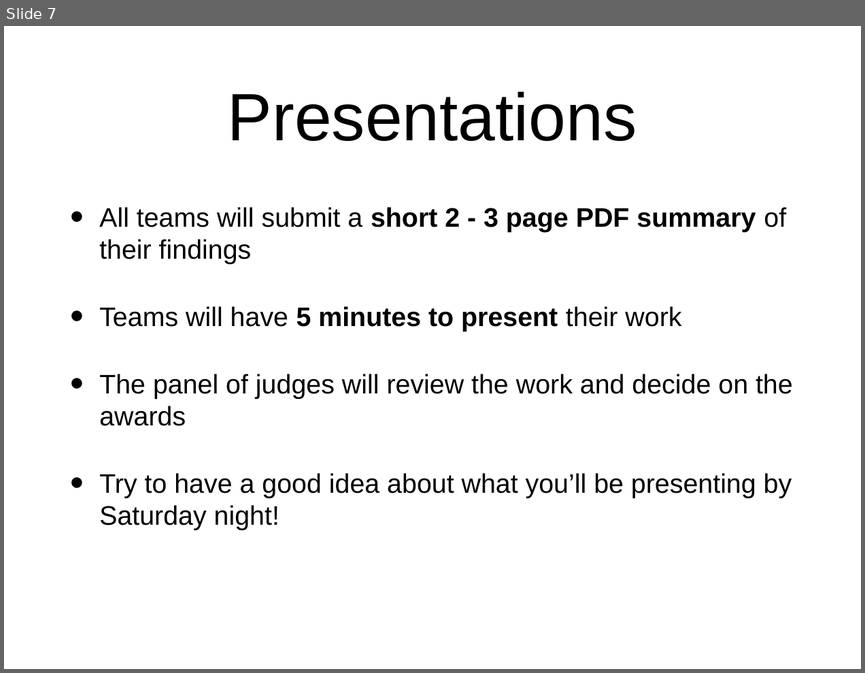
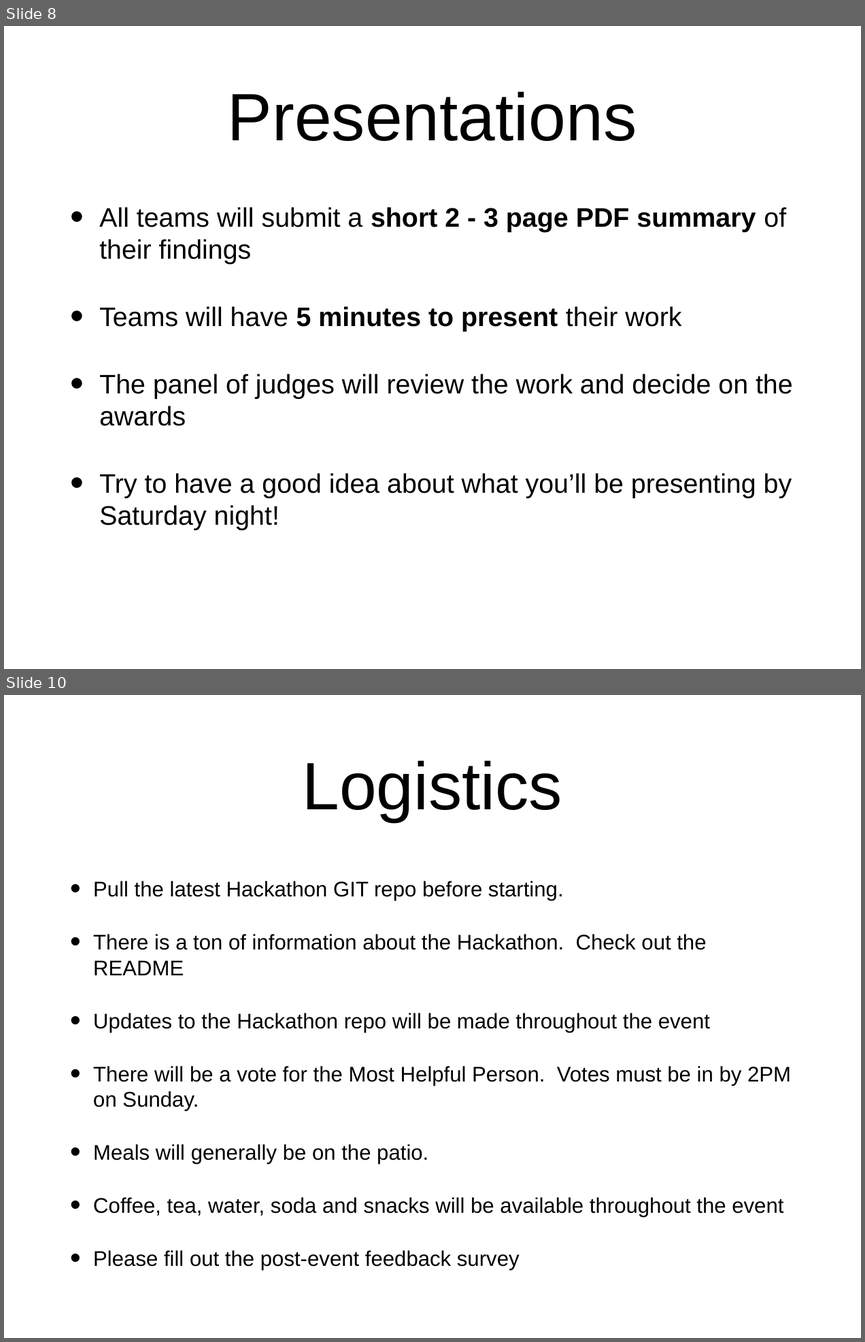
Before and after one commit to socalrug/hackathon-2019-05, a slide deck: admin/intro_slides/hackathon_intro_slides.pptx. Shown one above the other, each under a label of ours: slide 7 before the commit, slides 8 and 10 after it; the slides between them are not shown. The pictures are 865x673 and 865x1342 pixels, drawn with LibreOffice and Linux fonts; fonts in the diff are those of the drawing. Boxes give left, top, right and bottom in pixels: in the first picture for what was removed or moved away, otherwise in the second. Text is boxed around its words. In the diff, an @@ line names an element or a change of style, - is before the commit and + after.

```diff
--- a/admin/intro_slides/hackathon_intro_slides.pptx
+++ b/admin/intro_slides/hackathon_intro_slides.pptx
@@ slide 10 added at (4,695,861,1338), background #FFFFFF @@
@@ title added at (302,760,562,821), 80 pt, text #000000 @@
+Logistics
@@ text added at (93,881,791,1270), 25.3 pt, text #000000 @@
+• Pull the latest Hackathon GIT repo before starting.
+• There is a ton of information about the Hackathon. Check out the README
+• Updates to the Hackathon repo will be made throughout the event
+• There will be a vote for the Most Helpful Person. Votes must be in by 2PM on Sunday.
+• Meals will generally be on the patio.
+• Coffee, tea, water, soda and snacks will be available throughout the event
+• Please fill out the post-event feedback survey
@@ what was slide 7 is now slide 8 @@
```
Also in this commit, not shown: 5 slides changed, 3 other slides added, 1 slide removed, 2 other files.
